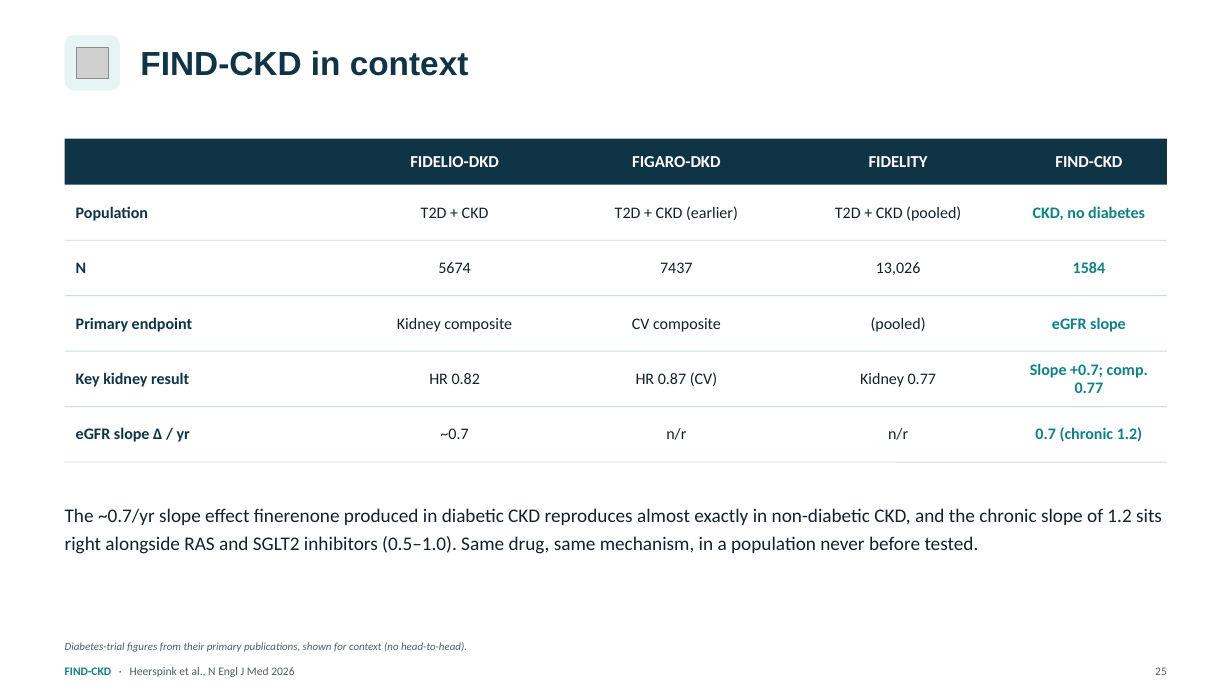
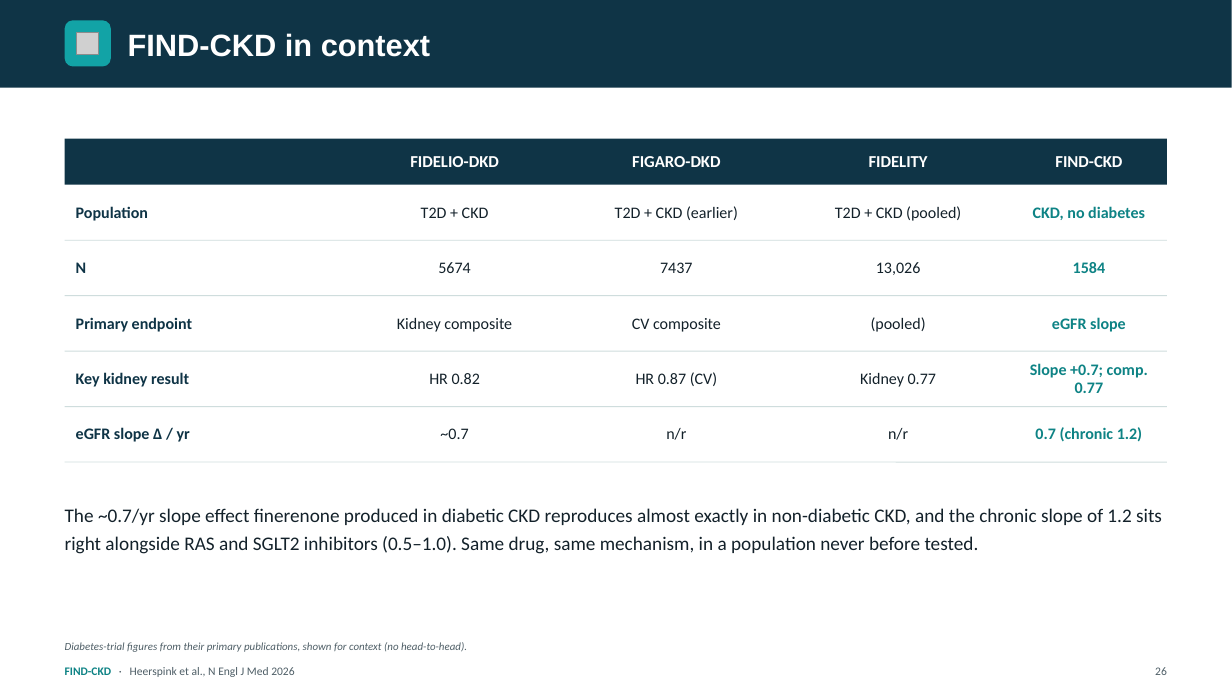
Before and after one commit to azbargarawan-sudo/clickwriting-landing, a slide deck: slide 26 of FIND-CKD.pptx (slide 25 before the commit). Drawn at 1232x693 pixels with LibreOffice and Linux fonts; fonts in the diff are those of the drawing; grey boxes stand for pictures. Boxes give left, top, right and bottom in pixels: in the first picture for what was removed or moved away, otherwise in the second. Text is boxed around its words. In the diff, an @@ line names an element or a change of style, - is before the commit and + after.

```diff
--- a/FIND-CKD.pptx
+++ b/FIND-CKD.pptx
@@ rectangle added at [0,0,1232,88], fill #0F3446 @@
@@ rounded rectangle: place and size @@
-rounded rectangle at [65,35,120,91]
+rounded rectangle at [65,20,111,67]
@@ rounded rectangle at [65,20,111,67]: fill #E7F4F4 to #12A3A6; proportions changed @@
@@ text "FIND-CKD in context": place and size @@
-text "FIND-CKD in context" at [140,50,469,76]
+text "FIND-CKD in context" at [128,33,431,57]
@@ text "FIND-CKD in context" at [128,33,431,57]: size 26 to 24 pt, text colour #0F3446 to #FFFFFF @@
@@ picture removed at [77,47,108,79] @@
@@ picture added at [77,32,99,55] @@
@@ text at [1155,667,1167,675]: text changed @@
-25
+26
```
Also in this commit, not shown: 26 other slides changed, 1 slide added.
